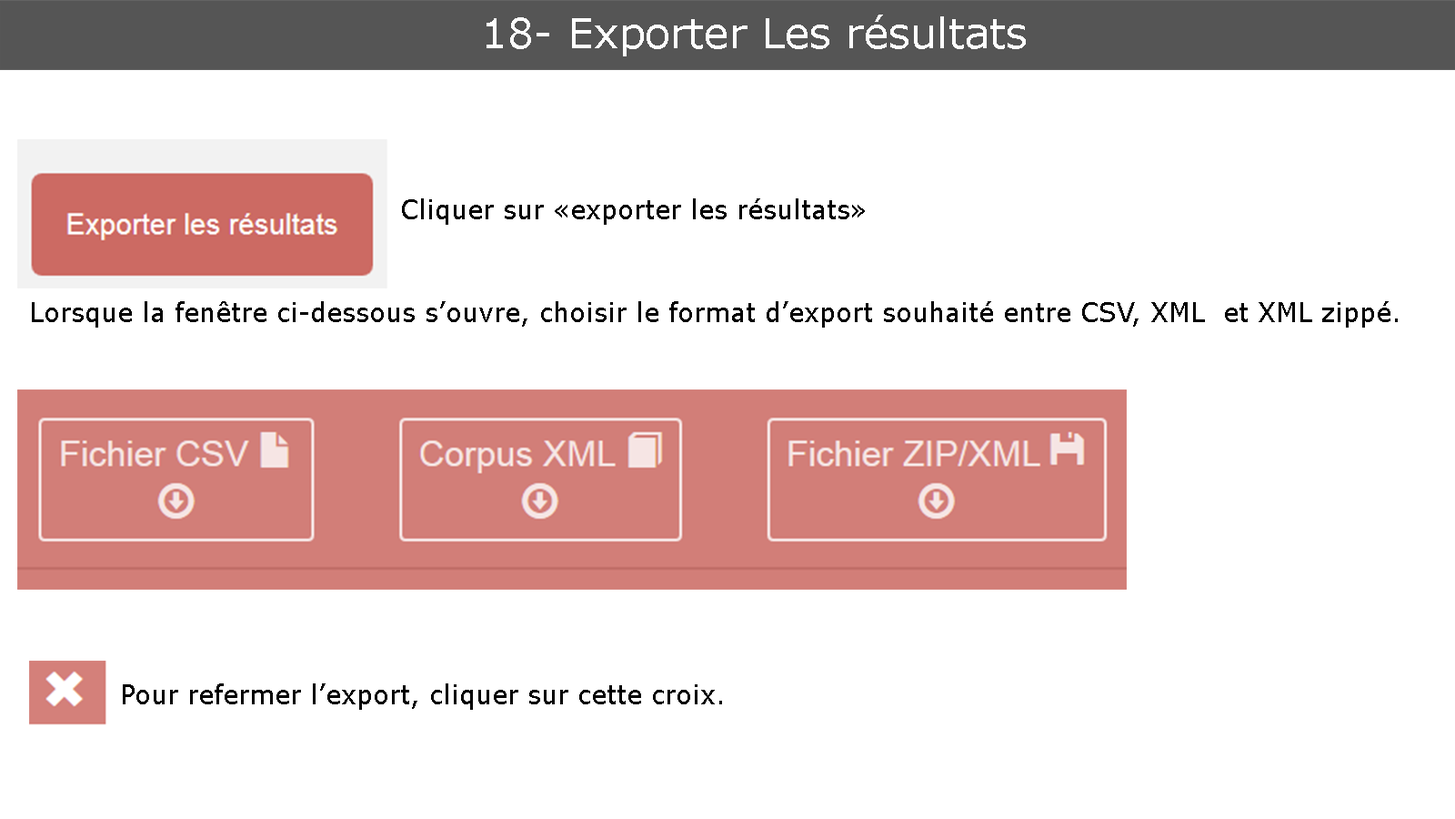
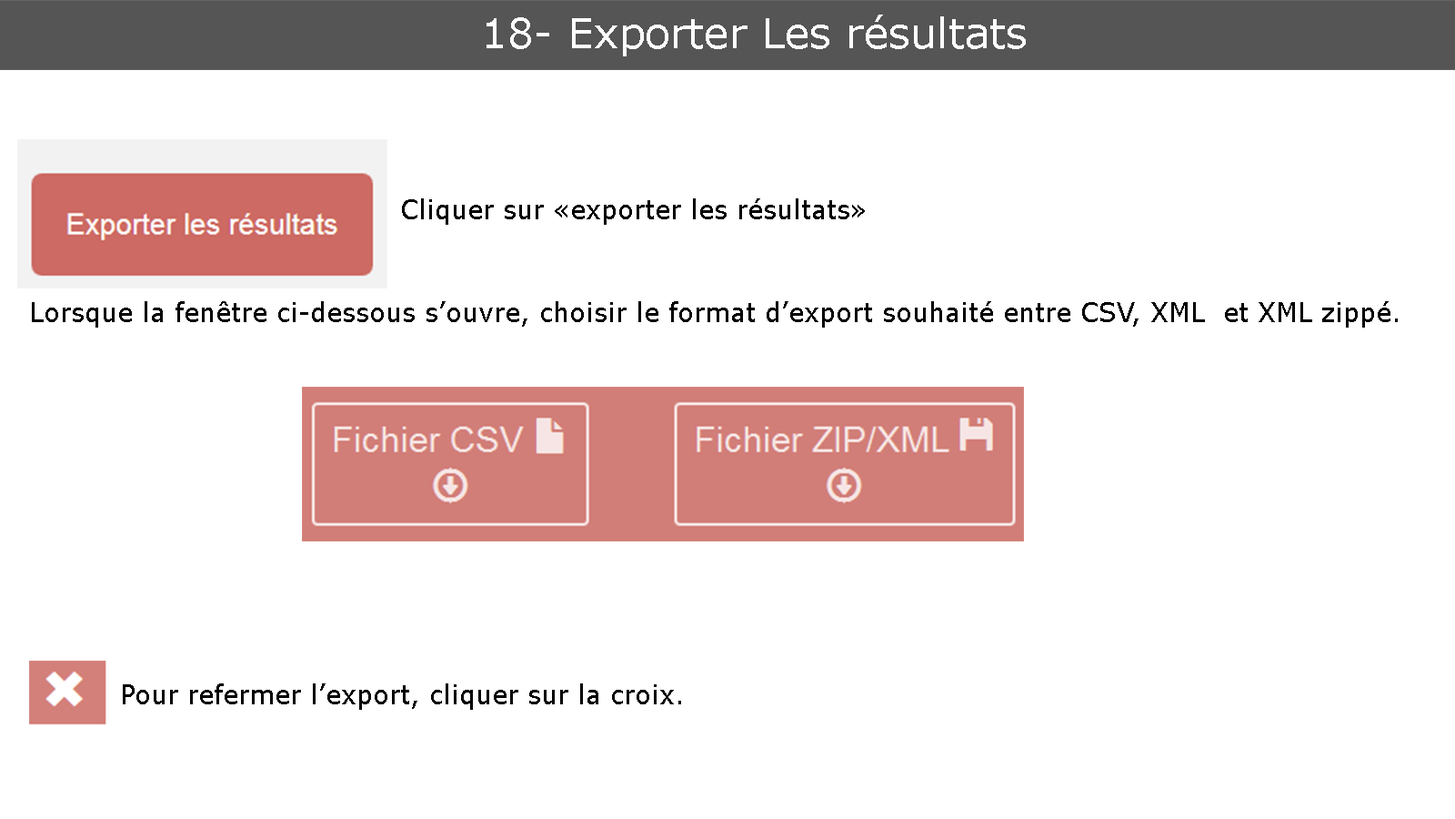
The second 1455 x 819 image is a revision of the first. Changes to its layers:
renamed "Pour refermer l’export, cliquer sur cette croix." to "Pour refermer l’export, cliquer sur la croix.", painted on it over [579,683,723,705]
moved "export1" above "18- Exporter Les résultats", painted on it over [17,386,1127,590]
